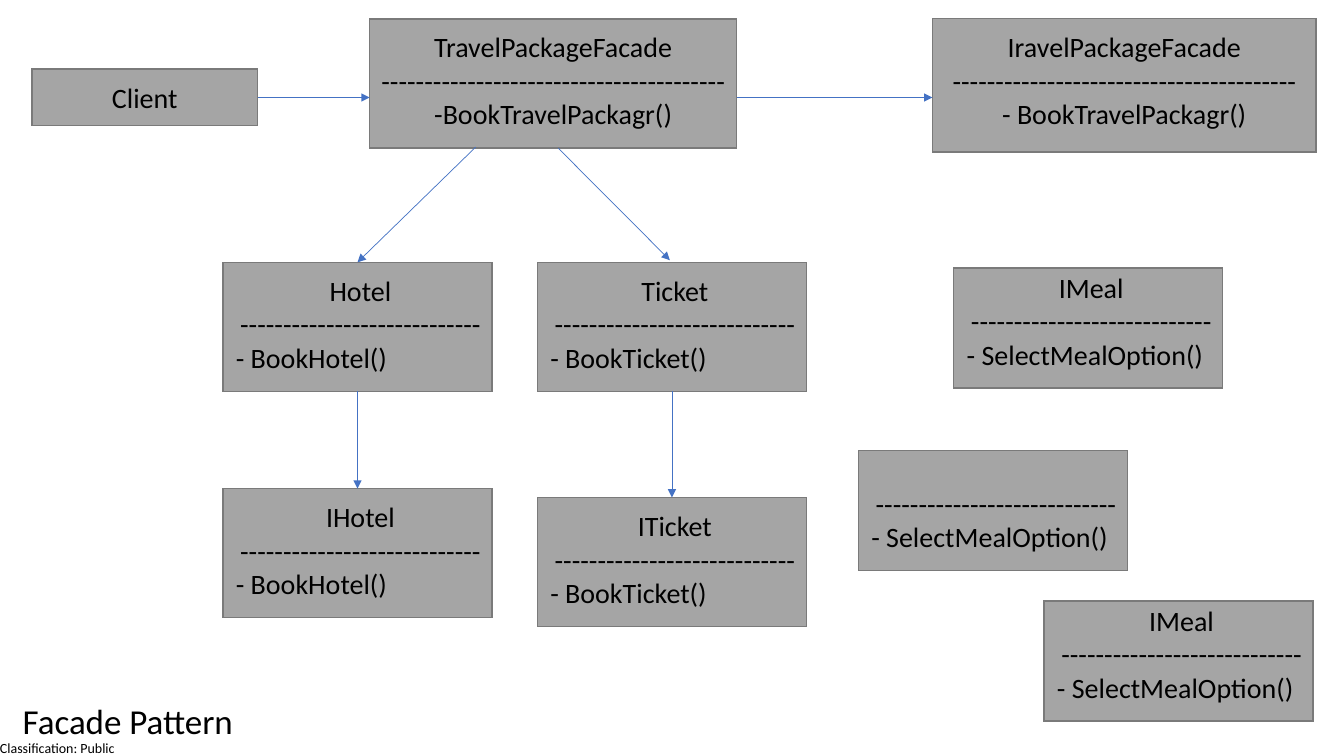
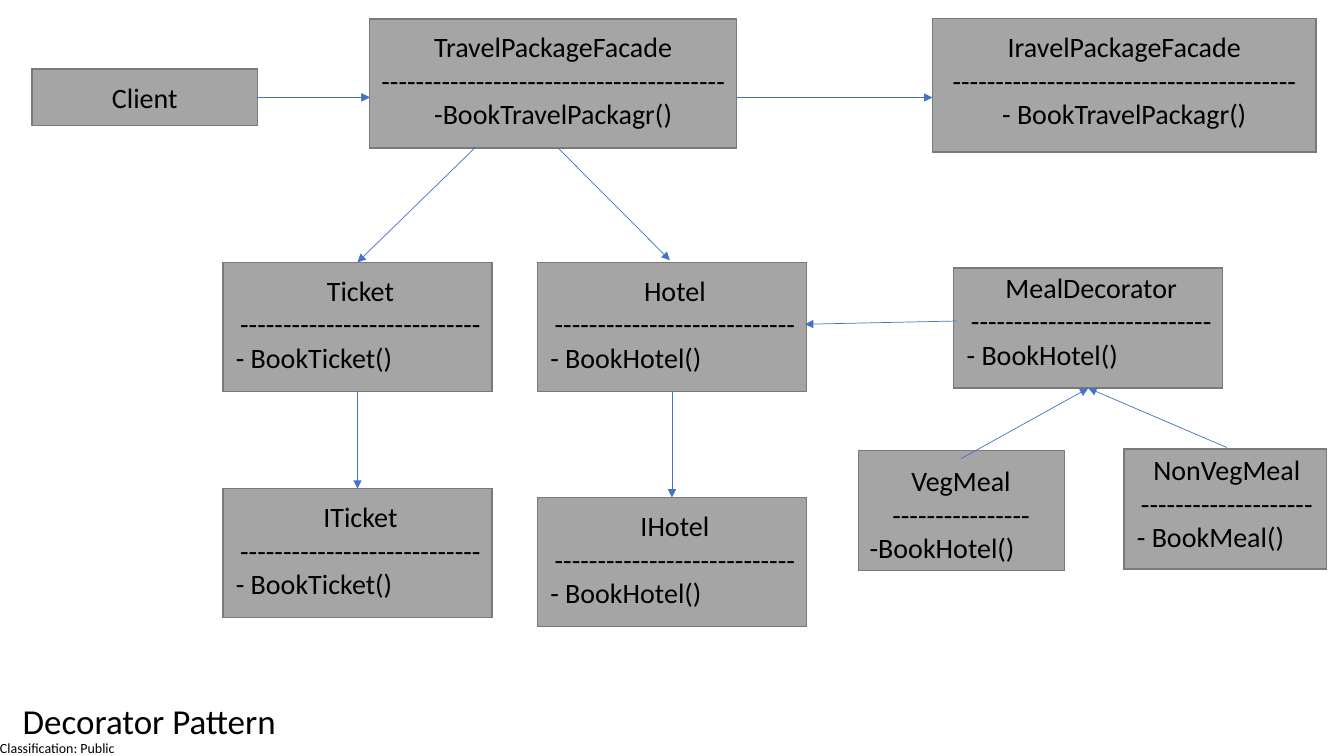
Before and after one commit to aakriti1404/DesignPatterns, a slide deck: slide 4 of StructuralDesignPattern.pptx. Drawn at 1344x756 pixels with LibreOffice and Linux fonts; fonts in the diff are those of the drawing. Boxes give left, top, right and bottom in pixels: in the first picture for what was removed or moved away, otherwise in the second. Text is boxed around its words. In the diff, an @@ line names an element or a change of style, - is before the commit and + after.

Commit message:
Structural Design Pattern Class Diagram
It contains class diagrams and flowchart related to different structural design patterns.

```diff
--- a/StructuralDesignPattern.pptx
+++ b/StructuralDesignPattern.pptx
@@ text at (327,281,394,301): text changed @@
-Hotel
+Ticket
@@ text at (644,281,706,301): text changed @@
-Ticket
+Hotel
@@ text at (1005,278,1176,298): text changed @@
-IMeal
+MealDecorator
@@ arrow added from (957, 321) to (806, 325), #4472C4 0.5 pt @@
@@ text at (251,348,393,372): text changed @@
-- BookHotel()
+- BookTicket()
@@ text at (565,347,701,372): text changed @@
-- BookTicket()
+- BookHotel()
@@ text at (982,344,1118,369): text changed @@
-- SelectMealOption()
+- BookHotel()
@@ arrow added from (961, 459) to (1089, 388), #4472C4 0.5 pt @@
@@ arrow added from (1227, 448) to (1089, 388), #4472C4 0.5 pt @@
@@ rectangle: place and size @@
-rectangle at (859,451,1128,571)
+rectangle at (859,451,1065,571)
@@ text at (870,471,1015,562): text changed @@
-----------------------------
-- SelectMealOption()
+VegMeal
+----------------
+-BookHotel()
@@ rectangle: place and size @@
-rectangle at (1045,601,1314,721)
+rectangle at (1124,450,1327,570)
@@ text added at (1152,460,1300,551), 20 pt, text #000000 @@
+NonVegMeal
+--------------------
+- BookMeal()
@@ text at (323,507,397,527): text changed @@
-IHotel
+ITicket
@@ text at (640,516,709,536): text changed @@
-ITicket
+IHotel
@@ text at (251,574,393,598): text changed @@
-- BookHotel()
+- BookTicket()
@@ text at (565,582,701,607): text changed @@
-- BookTicket()
+- BookHotel()
@@ text removed at (1072,611,1293,703) @@
-IMeal
-----------------------------
-- SelectMealOption()
@@ text at (23,711,275,735): text changed @@
-Facade Pattern
+Decorator Pattern
```
